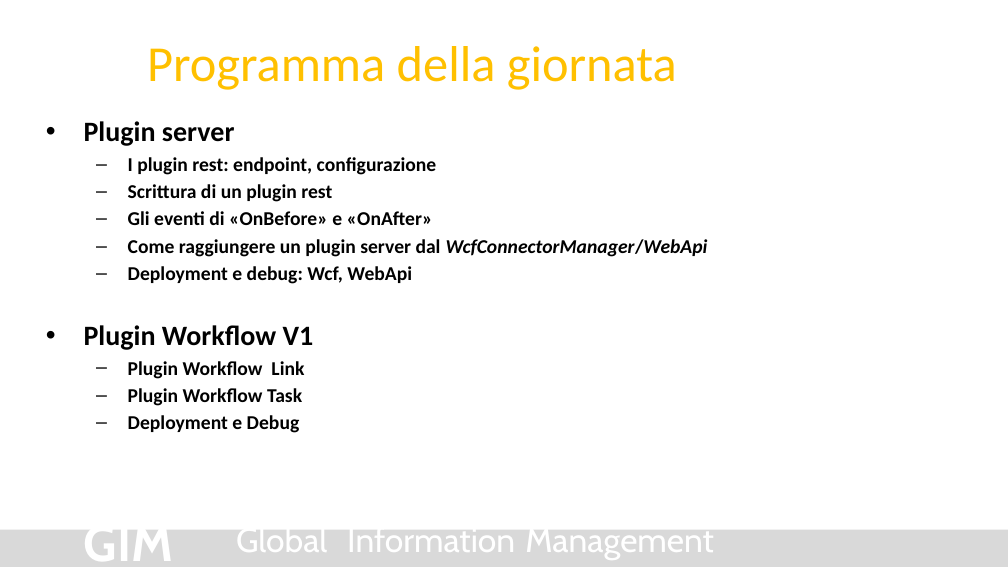
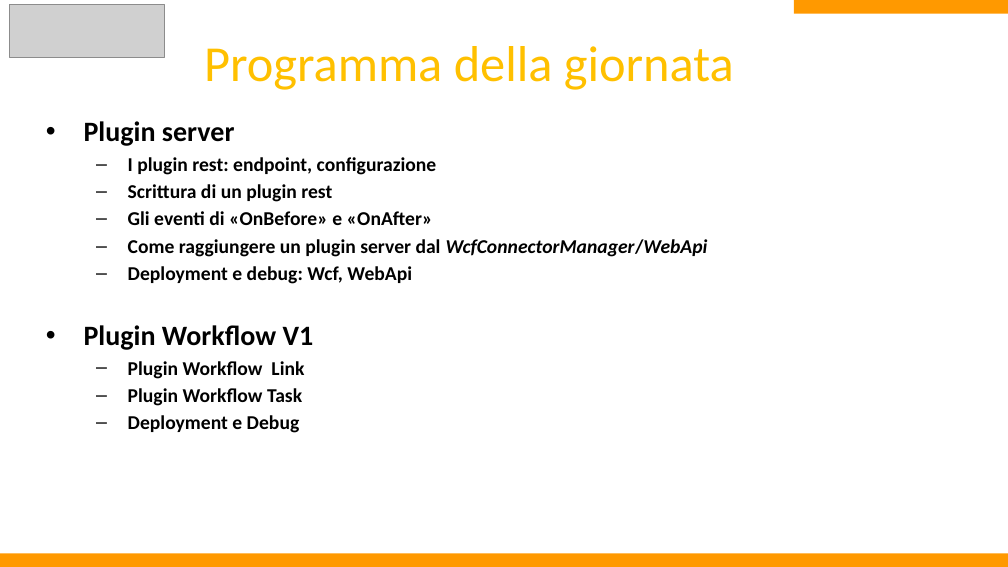
Before and after one commit to Arxivar/Arxivar-Next-Dev-4, a slide deck: slide 2 of doc/ARXDev4.pptx. Drawn at 1008x567 pixels with LibreOffice and Linux fonts; fonts in the diff are those of the drawing; grey boxes stand for pictures; background and template pictures are left out. Boxes give left, top, right and bottom in pixels: in the first picture for what was removed or moved away, otherwise in the second. Text is boxed around its words. In the diff, an @@ line names an element or a change of style, - is before the commit and + after.

```diff
--- a/doc/ARXDev4.pptx
+++ b/doc/ARXDev4.pptx
@@ picture added at [10,4,165,57] @@
@@ title "Programma della giornata": place and size @@
-title "Programma della giornata" at [147,46,677,90]
+title "Programma della giornata" at [204,46,734,90]
@@ rectangle added at [794,0,1008,14], fill #FF9900 @@
@@ text removed at [84,512,173,567] @@
-GIM
@@ text removed at [236,520,327,561] @@
-Global
@@ text removed at [347,520,515,561] @@
-Information
@@ text removed at [525,520,714,561] @@
-Management
@@ rectangle: place and size @@
-rectangle at [0,529,1008,566]
+rectangle at [0,553,1008,567]
@@ rectangle at [0,553,1008,567]: fill #D9D9D9 to #FF9900 @@
```
Also in this commit, not shown: 4 other slides changed.
